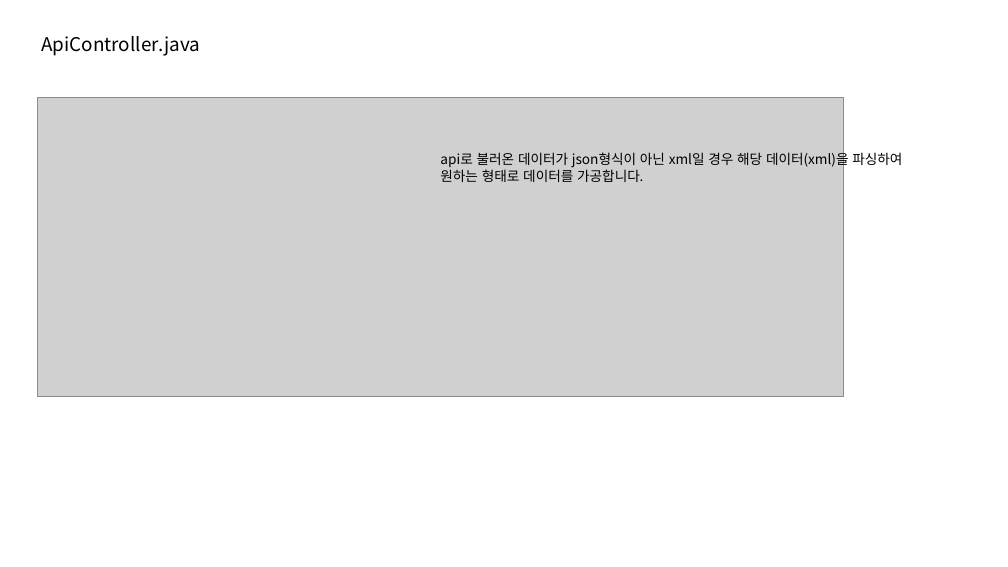
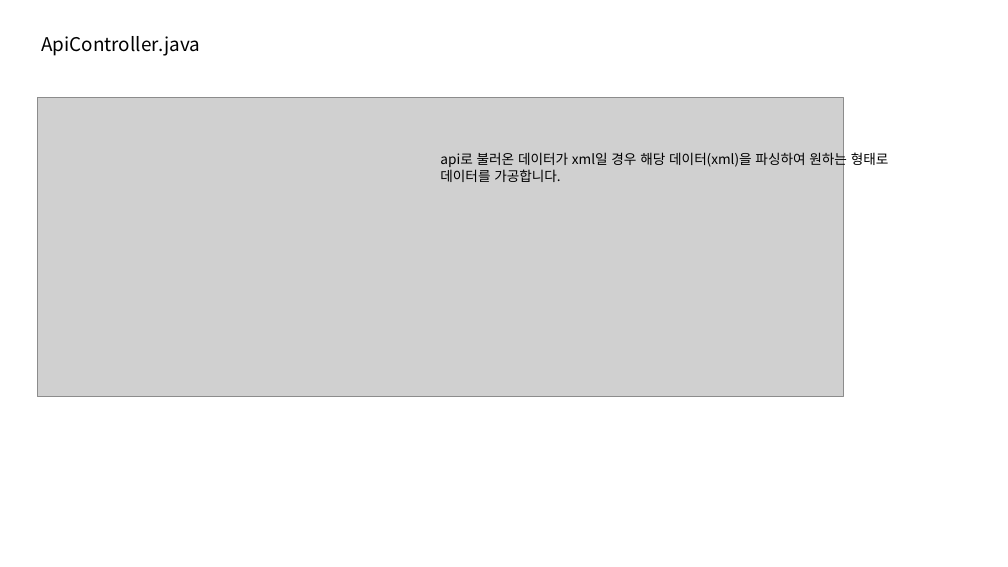
Before and after one commit to jieun000/FIDING-SeoulTourismAPIWeb, a slide deck: slide 6 of jieun/project3/PPT/캡쳐_jieun.pptx. Drawn at 1008x567 pixels with LibreOffice and Linux fonts; fonts in the diff are those of the drawing; grey boxes stand for pictures. Boxes give left, top, right and bottom in pixels: in the first picture for what was removed or moved away, otherwise in the second. Text is boxed around its words. In the diff, an @@ line names an element or a change of style, - is before the commit and + after.

```diff
--- a/jieun/project3/PPT/캡쳐_jieun.pptx
+++ b/jieun/project3/PPT/캡쳐_jieun.pptx
@@ text at (440,151,889,182): text changed @@
-api로 불러온 데이터가 json형식이 아닌 xml일 경우 해당 데이터(xml)을 파싱하여 원하는 형태로 데이터를 가공합니다.
+api로 불러온 데이터가 xml일 경우 해당 데이터(xml)을 파싱하여 원하는 형태로 데이터를 가공합니다.
```
Also in this commit, not shown: 3 other slides changed, 15 other files.
